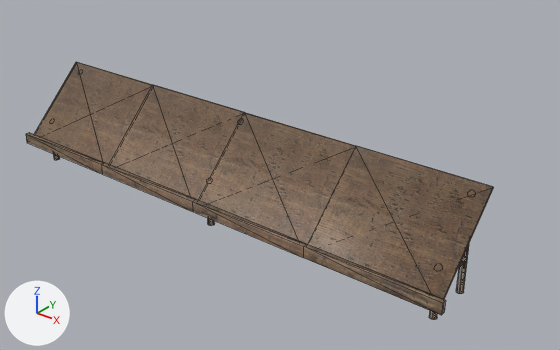
The glTF model resources/assets/3D-Assets/card_shop_modell.glb as it was, and as the next commit left it.
Rendered twice from a 50 mm lens placed at (34.5, -36.9, 27.7), pointed at (2.4, 3.2, 2.8). Arrows for +X, +Y and +Z are at lower left; the lights stay in place. The older version comes first. Mesh edges are drawn as thin lines. Vertices at exactly the same position are counted once.
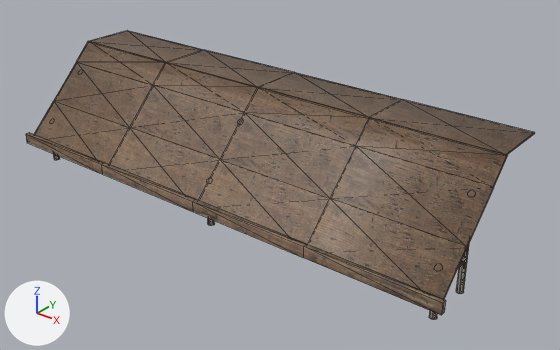
Commit message: tweaks to table

Where the change shows, as pixel boxes [x1, y1, x2, y2] in the pictures (560 x 350 px):
'Plane', reshaped (9% wider, 12% taller): before [26, 62, 494, 320]; after [26, 30, 535, 320]
part 1 of me_plane, added (brown): after [91, 30, 535, 155]
part 2 of me_plane, built on: before [40, 62, 494, 295]; after [40, 41, 508, 295]

Diff of the bpy script that builds the scene:
```diff
--- a/resources/assets/3D-Assets/card_shop_modell.glb.py
+++ b/resources/assets/3D-Assets/card_shop_modell.glb.py
@@ me_plane @@
 # used by ob_plane; location = (0.0, 0.0, 0.0)
-me_plane.from_pydata(...)  # 232 vertices, 248 faces; spans x -19.3..19.3, y -3.5..2.3, z 0.0..7.5
+me_plane.from_pydata(...)  # 272 vertices, 316 faces; spans x -19.3..19.3, y -3.5..8.0, z 0.0..9.0
+# me_plane part 1: the loose piece of 20 vertices spanning x -19.1..19.1, y -3.3..2.3, z 1.9..7.5 is copied, and the copy is scaled about its middle by (0.995, 0.794, 0), then moved by (0.0, 6.4, 4.2); it spans x -19.0..19.0, y 3.7..8.0, z 8.9..9.0
+# me_plane part 2
+# 28 faces are deleted
+# 10 new vertices lie (0.0, 1.5, 1.5) away from vertices in x -19.1..19.1, y 2.2..2.3, z 7.4..7.5
+# 5 new vertices lie (0.0, 2.7, 2.7) away from vertices in x -19.1..19.1, y -3.3, z 2.0
+# 5 new vertices lie (0.0, 2.7, 2.8) away from vertices in x -19.1..19.1, y -3.2, z 1.9
+# 68 new faces join them
 me_plane.materials.append(mat_material)
```
